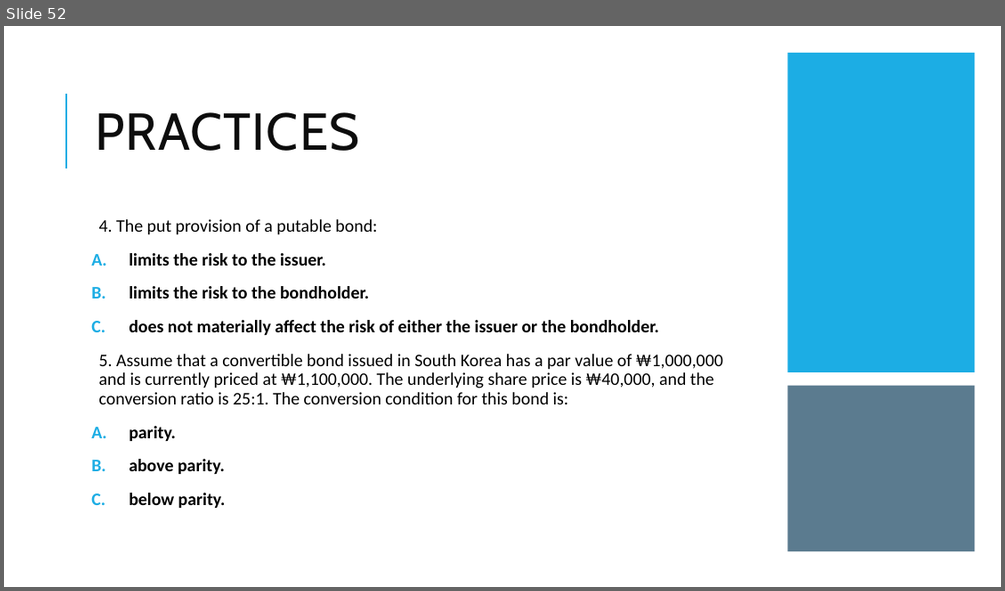
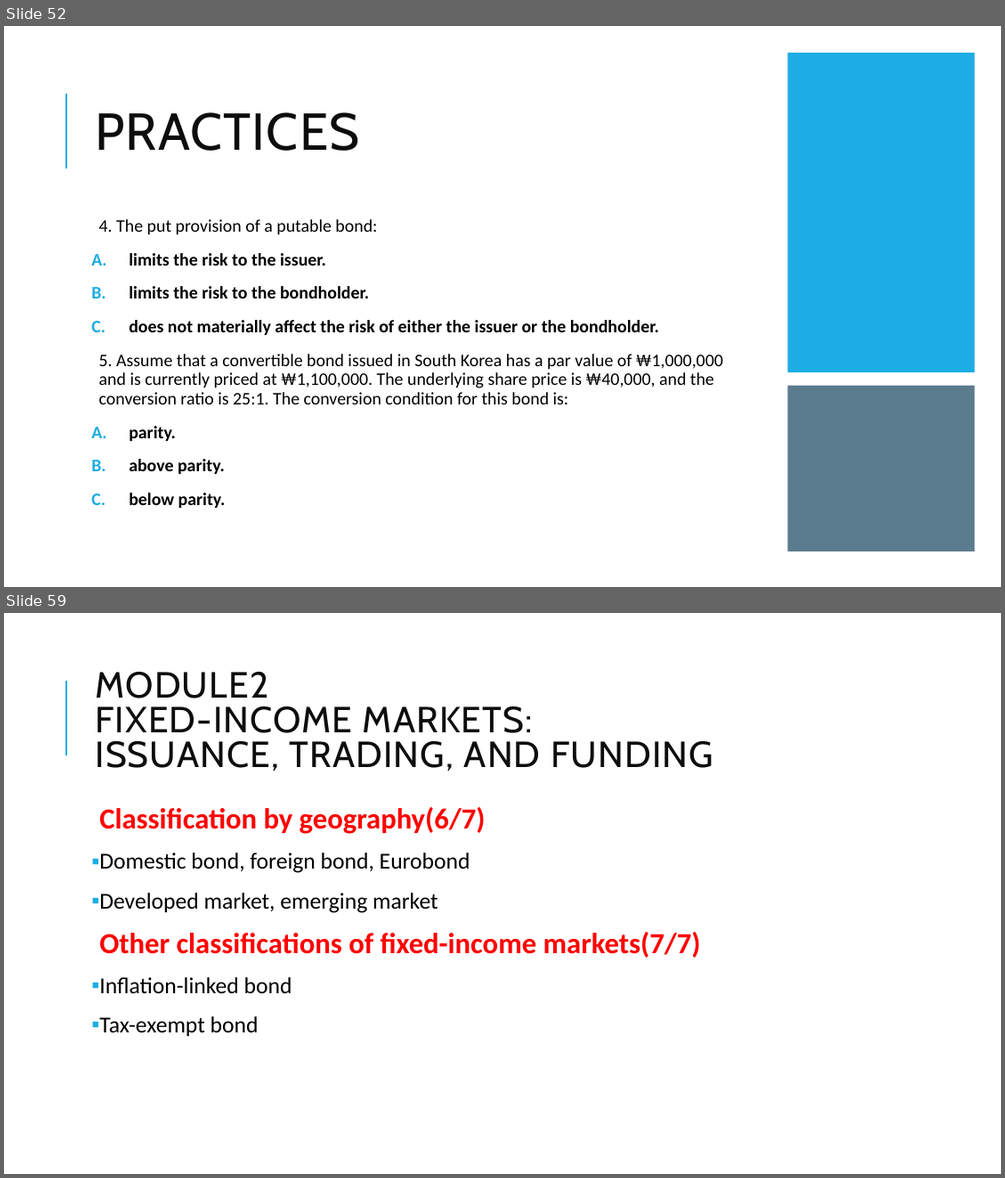
Before and after one commit to Isco0530/data, a slide deck: Fixed Income.pptx. Shown one above the other, each under a label of ours: slide 52 before the commit, slides 52 and 59 after it; the slides between them are not shown. The pictures are 1005x591 and 1005x1178 pixels, drawn with LibreOffice and Linux fonts; fonts in the diff are those of the drawing. Boxes give left, top, right and bottom in pixels: in the first picture for what was removed or moved away, otherwise in the second. Text is boxed around its words. In the diff, an @@ line names an element or a change of style, - is before the commit and + after.

```diff
--- a/Fixed Income.pptx
+++ b/Fixed Income.pptx
@@ slide 59 added at bbox=[4, 613, 1001, 1174], background #FFFFFF; not listed: 1 template element that a slide beside it also shows @@
@@ title added at bbox=[95, 672, 713, 771], 35 pt, text #0D0D0D @@
+MODULE2
+FIXED-INCOME MARKETS:
+ISSUANCE, TRADING, AND FUNDING
@@ text added at bbox=[99, 807, 701, 1036], 22 pt, text #000000 @@
+  Classification by geography(6/7)
+▪ Domestic bond, foreign bond, Eurobond
+▪ Developed market, emerging market
+  Other classifications of fixed-income markets(7/7)
+▪ Inflation-linked bond
+▪ Tax-exempt bond
```
Also in this commit, not shown: 4 slides changed, 7 other slides added, 1 other file.
